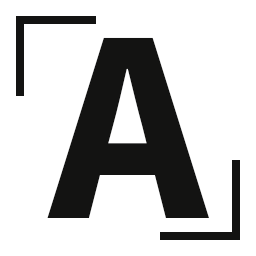
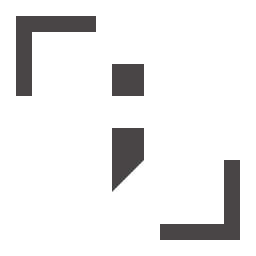
The second 256×256 image is a revision of the first. Changes to its layers:
removed layer "A" over [47, 37, 209, 218]
renamed "Layer 1" to ";", showed it, opacity 10% → 100%, moved it above "Line 4", painted on it over [16, 16, 240, 240]
painted on "Line 4" over [160, 224, 240, 240]
painted on "Line 3" over [224, 160, 240, 240]
painted on "Line 2" over [16, 16, 32, 96]
painted on "Line 1" over [16, 16, 96, 32]
